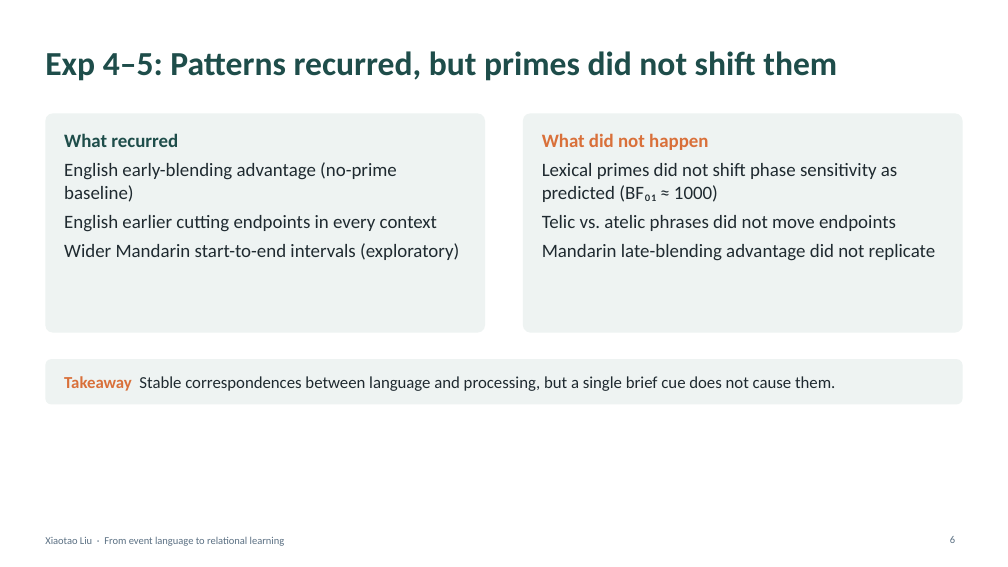
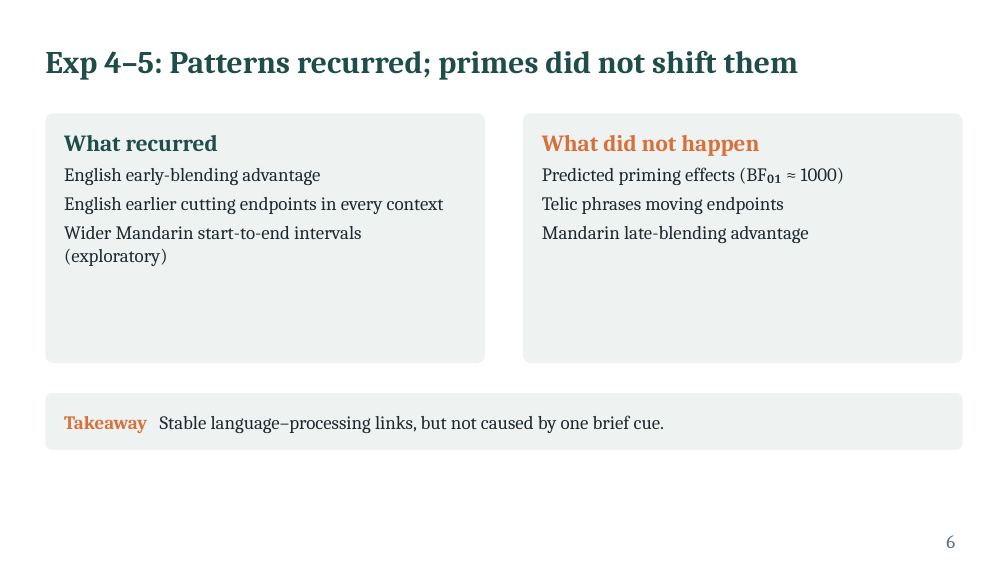
Before and after one commit to xtaoliu/claude, a slide deck: slide 6 of Liu_postdoc_interview_talk.pptx. Drawn at 1008x567 pixels with LibreOffice and Linux fonts; fonts in the diff are those of the drawing. Boxes give left, top, right and bottom in pixels: in the first picture for what was removed or moved away, otherwise in the second. Text is boxed around its words. In the diff, an @@ line names an element or a change of style, - is before the commit and + after.

```diff
--- a/Liu_postdoc_interview_talk.pptx
+++ b/Liu_postdoc_interview_talk.pptx
@@ title at (45,50,799,80): text changed; size 32 to 30 pt; font Calibri to Cambria @@
-Exp 4–5: Patterns recurred, but primes did not shift them
+Exp 4–5: Patterns recurred; primes did not shift them
@@ rounded rectangle: place and size @@
-rounded rectangle at (45,113,485,333)
+rounded rectangle at (45,113,485,363)
@@ rounded rectangle: place and size @@
-rounded rectangle at (523,113,963,333)
+rounded rectangle at (523,113,963,363)
@@ text at (64,135,444,266): size 18 to 22 pt in "What recurred"; font Calibri to Cambria in "What recurred", "English earlier cutting endpoints in every context", "Wider Mandarin start-to-end intervals (exploratory)" @@
@@ text at (542,135,759,156): size 18 to 22 pt, font Calibri to Cambria in "What did not happen" @@
@@ text at (64,168,320,185): text changed; font Calibri to Cambria @@
-English early-blending advantage (no-prime baseline)
+English early-blending advantage
@@ text at (542,167,844,243): text changed; font Calibri to Cambria @@
-Lexical primes did not shift phase sensitivity as predicted (BF₀₁ ≈ 1000)
-Telic vs. atelic phrases did not move endpoints
-Mandarin late-blending advantage did not replicate
+Predicted priming effects (BF₀₁ ≈ 1000)
+Telic phrases moving endpoints
+Mandarin late-blending advantage
@@ proportions changed in 3 elements at (45,113,485,363), (523,113,963,363), (45,393,963,450) @@
@@ rounded rectangle: place and size @@
-rounded rectangle at (45,359,963,405)
+rounded rectangle at (45,393,963,450)
@@ text at (64,415,664,433): text changed; size 16 to 18 pt; font Calibri to Cambria @@
-Takeaway Stable correspondences between language and processing, but a single brief cue does not cause them.
+Takeaway Stable language–processing links, but not caused by one brief cue.
@@ text removed at (45,537,285,546) @@
-Xiaotao Liu · From event language to relational learning
@@ page number at (946,535,955,548): size 10 to 18 pt, font Calibri to Cambria @@
```
Also in this commit, not shown: 11 other slides changed.
